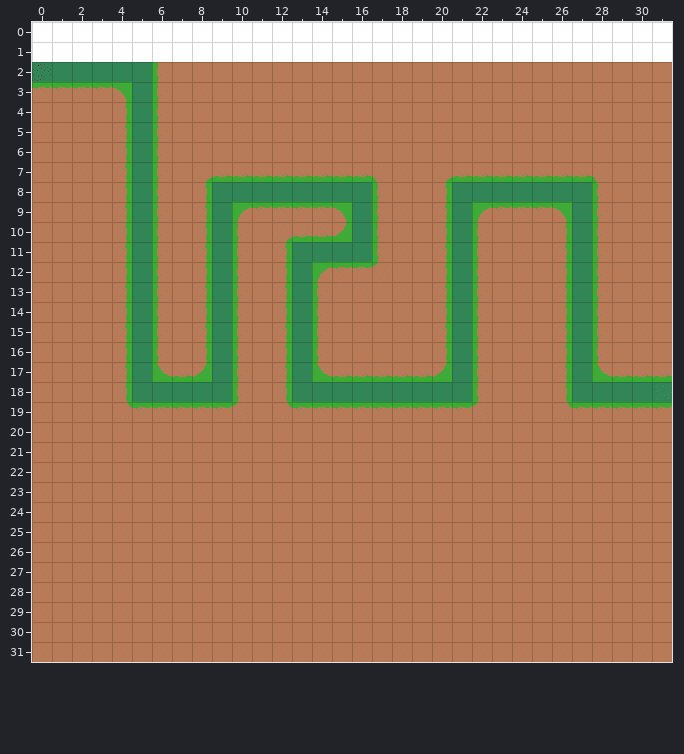
Tiled map -- tower-defense/tower-defense-android/assets/data/world/level2/level.tmx. Above, as it was before the edit.
Cells are 32x32 px. Shown: x 0..31, y 0..31.
After the commit:
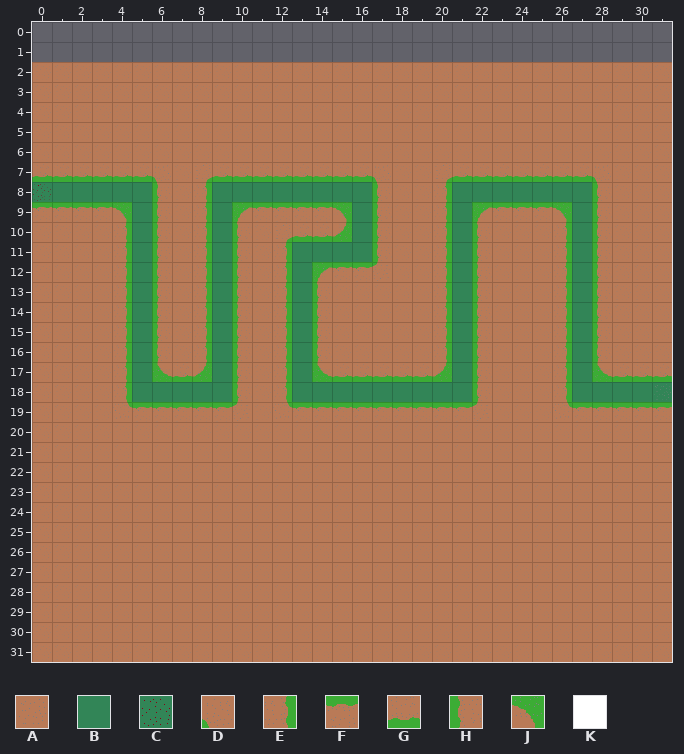
Key: from "tiles": A 0, B 4, C 5, D 8, E 12, F 13, G 14, H 15, J 16, K 28.
_ is an empty cell, # one hidden under a higher layer.
The edit:
{"where": "layer \"Ground\""}
{"y":0,"x":0,"old":"KKKKKKKKKKKKKKKKKKKKKKKKKKKKKKKK","new":"________________________________"}
{"y":1,"x":0,"old":"KKKKKKKKKKKKKKKKKKKKKKKKKKKKKKKK","new":"________________________________"}
{"y":2,"x":0,"old":"#####","new":"AAAAA"}
{"y":2,"x":6,"old":"H","new":"A"}
{"y":3,"x":0,"old":"FFFFJ","new":"AAAAA"}
{"y":3,"x":6,"old":"H","new":"A"}
{"y":4,"x":4,"old":"E","new":"A"}
{"y":4,"x":6,"old":"H","new":"A"}
{"y":5,"x":4,"old":"E","new":"A"}
{"y":5,"x":6,"old":"H","new":"A"}
{"y":6,"x":4,"old":"E","new":"A"}
{"y":6,"x":6,"old":"H","new":"A"}
{"y":7,"x":0,"old":"AAAAE#H","new":"GGGGGGD"}
{"y":8,"x":4,"old":"E","new":"#"}
{"y":9,"x":0,"old":"AAAAE","new":"FFFFJ"}
{"where": "layer \"Path\""}
{"y":2,"x":0,"old":"CBBBBB","new":"______"}
{"y":3,"x":5,"old":"B","new":"_"}
{"y":4,"x":5,"old":"B","new":"_"}
{"y":5,"x":5,"old":"B","new":"_"}
{"y":6,"x":5,"old":"B","new":"_"}
{"y":7,"x":5,"old":"B","new":"_"}
{"y":8,"x":0,"old":"_____","new":"CBBBB"}
{"label":"changed","picture_box":[32,22,672,222]}
